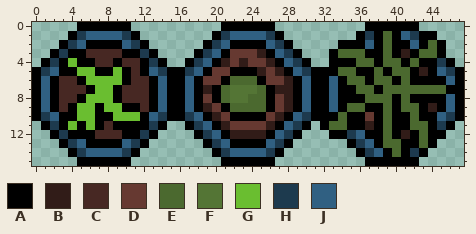
Two states of a pixel-art sprite, graphics/map/potted plant.png. The picture above is the old version.
The file is 48x16 pixels.
Palette (. is transparent): A #000000  B #311c18  C #472823  D #663931  E #4b692f  F #547535  G #6abe30  H #1d3a4e  J #306082
Pixels before, first column x 0:
 0 .....AAAAAA..........AAAAAA..........AAAAAA.....
 1 ....AHJJJJHA........AHJJJJHA........AHAEAJHAA...
 2 ...AHJAAAAJHA......AHJAAAAJHA.....AAAJAEAAJAEA..
 3 ..AHAACCCCAAHA....AHJADDDBAJHA...AEEEAAEABAEEA..
 4 .AHAGAACCACCAHA..AHJABDBDDBAJHA..AAAEEAEEAEAAHA.
 5 AHJAAGGAAGACAJHAAHJADDAAABDBAJHAAAEEAAEAEEABAJHA
 6 AJACCAGGGGACCAJAAJADDAEEEADDBAJAAJAEEAEEAEAAAAJA
 7 AJACCCAGGACCCAJAAJABAEFFFEABBAJAAJAAEEAEEEEEEEAA
 8 AJACCAGGGACCCAJAAJADAEFFEEADBAJAAJAAAEEEAEAAAAJA
 9 AJACAGGAGGAACAJAAJABDAEEEEADBAJAAJAEEAAEAEEABAJA
10 AHJAAGGAAGGGAJHAAHJABDAAAADBAJHAAAEAADAEAAEAAJHA
11 .AHAGAGACAAAAHA..AHJABDDDDBAJHA.AEEAABAEAAEEAHA.
12 ..AHAAACCCAAHA....AHJABBBBAJHA...AAHJAAEABAEAA..
13 ...AHJAAAAJHA......AHJAAAAJHA......AHJAEEAAEA...
14 ....AHJJJJHA........AHJJJJHA........AHJAEAHA....
15 .....AAAAAA..........AAAAAA..........AAAAAA.....
Now the later version:
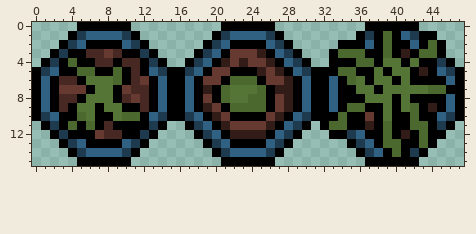
Change:
Colour C becomes colour D in row 3 at x 8; in row 6 at x 12; in row 7 at x 3 to 5 and 10; in row 8 at x 11; in row 12 at x 7.
Colour G becomes colour E in row 4 at x 4; in row 5 at x 5 to 6 and 9; in row 6 at x 9; in row 10 at x 5 and 10 to 11; in row 11 at x 4 and 6.
Colour E becomes colour F in row 4 at x 39 to 40 and 42; in row 5 at x 38 and 40 to 41; in row 6 at x 36, 38 to 39 and 41; in row 7 at x 36 to 37 and 39 to 43; in row 8 at x 37 to 39 and 41; in row 9 at x 39 and 41.
Colour E becomes colour F in row 10 at x 39.
Colour G becomes colour F in row 6 at x 6 to 8; in row 7 at x 7 to 8; in row 8 at x 6 to 8; in row 9 at x 5 to 6 and 8 to 9; in row 10 at x 6 and 9.
Pixel boxes of the changes (left, top, right, bottom) in both pictures:
changed: (59, 49, 149, 139)
changed: (356, 58, 428, 121)
